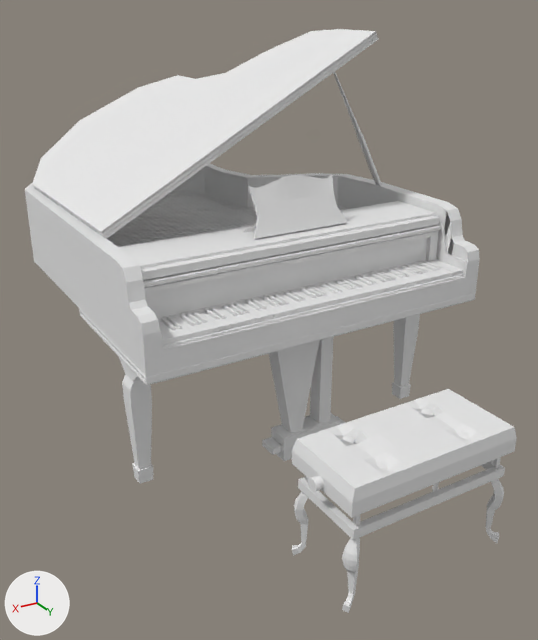
An edit to the OBJ model PantyHouse/models/piano.obj, drawn before and after from the same camera.
Both versions are drawn from a 50 mm lens placed at (16.3, 28.3, 10.1), pointed at (0.2, 1.5, -3.4). Every picture has the same lights, and +X, +Y and +Z are marked at lower left. Where no turn or scale is listed for an object, it has been applied to the vertices.

In view in the first picture: 'piano'.
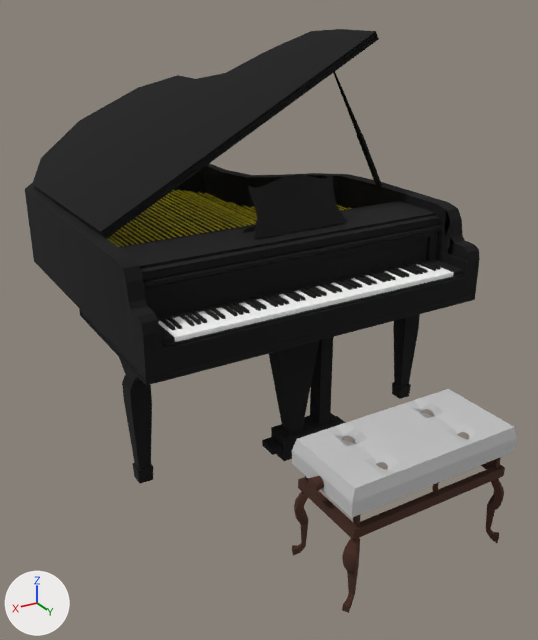
Scene script edits in JSON lines:
```json
{"op": "set", "path": "mat_piano_blinn1sg.base_color", "old": "(0.8, 0.8, 0.8)", "new": "(0.0, 0.0, 0.0)", "note": "white #e7e7e7 -> black #000000"}
{"op": "set", "path": "mat_piano_lambert2sg.base_color", "old": "(0.8, 0.8, 0.8)", "new": "(0.0, 0.0, 0.0)", "note": "white #e7e7e7 -> black #000000"}
{"op": "set", "path": "mat_piano_lambert4sg.base_color", "old": "(0.8, 0.8, 0.8)", "new": "(0.06, 0.02, 0.01)", "note": "white #e7e7e7 -> brown #452719"}
{"op": "set", "path": "mat_blinn57sg.base_color", "old": "(0.8, 0.8, 0.8)", "new": "(1.0, 0.79, 0.0)", "note": "white #e7e7e7 -> yellow #ffe600"}
{"op": "set", "path": "mat_piano_lambert6sg.base_color", "old": "(0.8, 0.8, 0.8)", "new": "(0.54, 0.54, 0.54)", "note": "white #e7e7e7 -> light grey #c2c2c2"}
{"op": "set", "path": "mat_piano_lambert5sg.base_color", "old": "(0.8, 0.8, 0.8)", "new": "(0.23, 0.2, 0.18)", "note": "white #e7e7e7 -> grey #847c76"}
```

Location of each change, [x1, y1, x2, y2] in pixels of the pictures (538 x 640 px):
```json
{"object": "piano", "change": "recoloured", "before": [25, 29, 517, 613], "after": [25, 29, 517, 613], "on screen": "white to black"}
```
